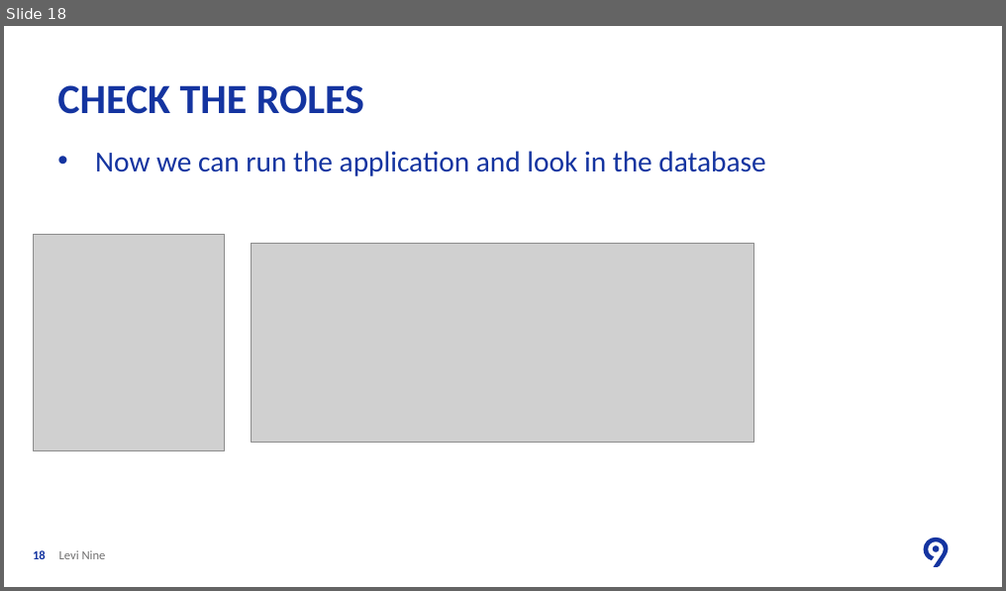
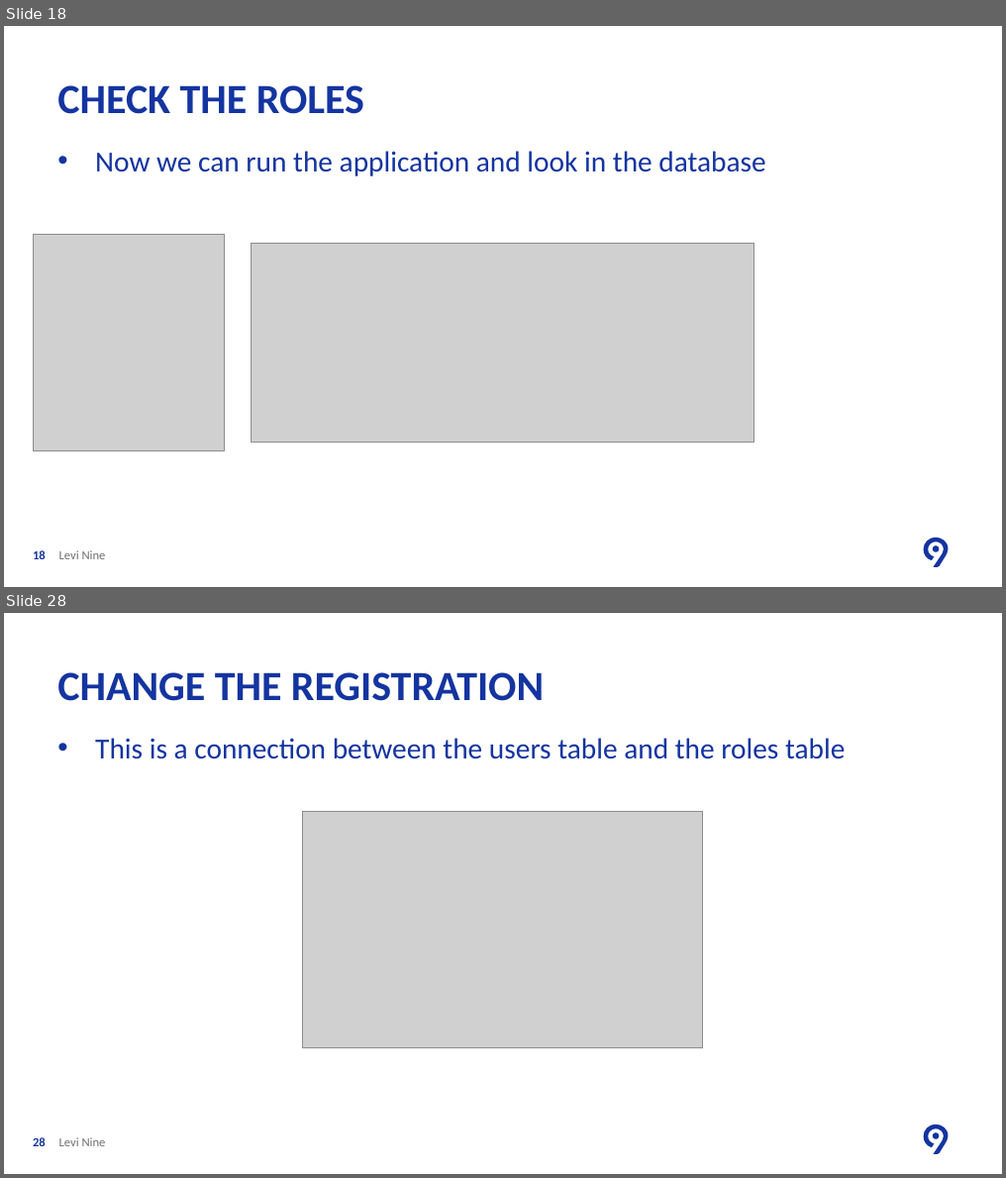
Before and after one commit to ancasturza/PracticaAC2018, a slide deck: PPT/L2/Lesson Two Create Web Application With Authentication.pptx. Shown one above the other, each under a label of ours: slide 18 before the commit, slides 18 and 28 after it; the slides between them are not shown. The pictures are 1006x591 and 1006x1178 pixels, drawn with LibreOffice and Linux fonts; fonts in the diff are those of the drawing; grey boxes stand for pictures; background and template pictures are left out. Boxes give left, top, right and bottom in pixels: in the first picture for what was removed or moved away, otherwise in the second. Text is boxed around its words. In the diff, an @@ line names an element or a change of style, - is before the commit and + after.

```diff
--- a/PPT/L2/Lesson Two Create Web Application With Authentication.pptx
+++ b/PPT/L2/Lesson Two Create Web Application With Authentication.pptx
@@ slide 28 added at box(4, 613, 1002, 1174), background #FFFFFF; not listed: 2 template elements that a slide beside it also shows @@
@@ title added at box(57, 672, 544, 701), 40 pt, text #1434A0, bold @@
+CHANGE THE REGISTRATION
@@ text added at box(95, 738, 845, 760), 28 pt, text #1434A0 @@
+• This is a connection between the users table and the roles table
@@ picture added at box(303, 811, 703, 1049) @@
@@ page number added at box(33, 1138, 46, 1147), 12 pt, text #1434A0, bold @@
+28
@@ text added at box(59, 1138, 106, 1147), 12 pt, text #706F6F @@
+Levi Nine
```
Also in this commit, not shown: 10 other slides added, 5 other files.
